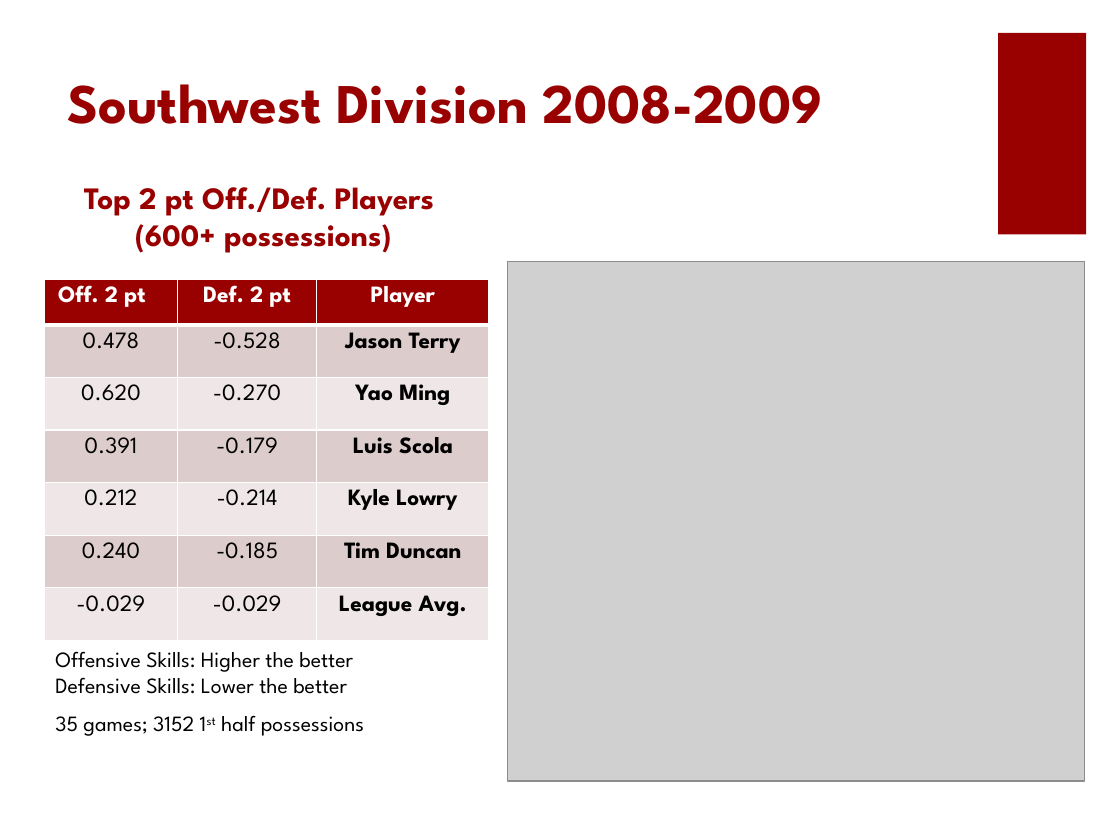
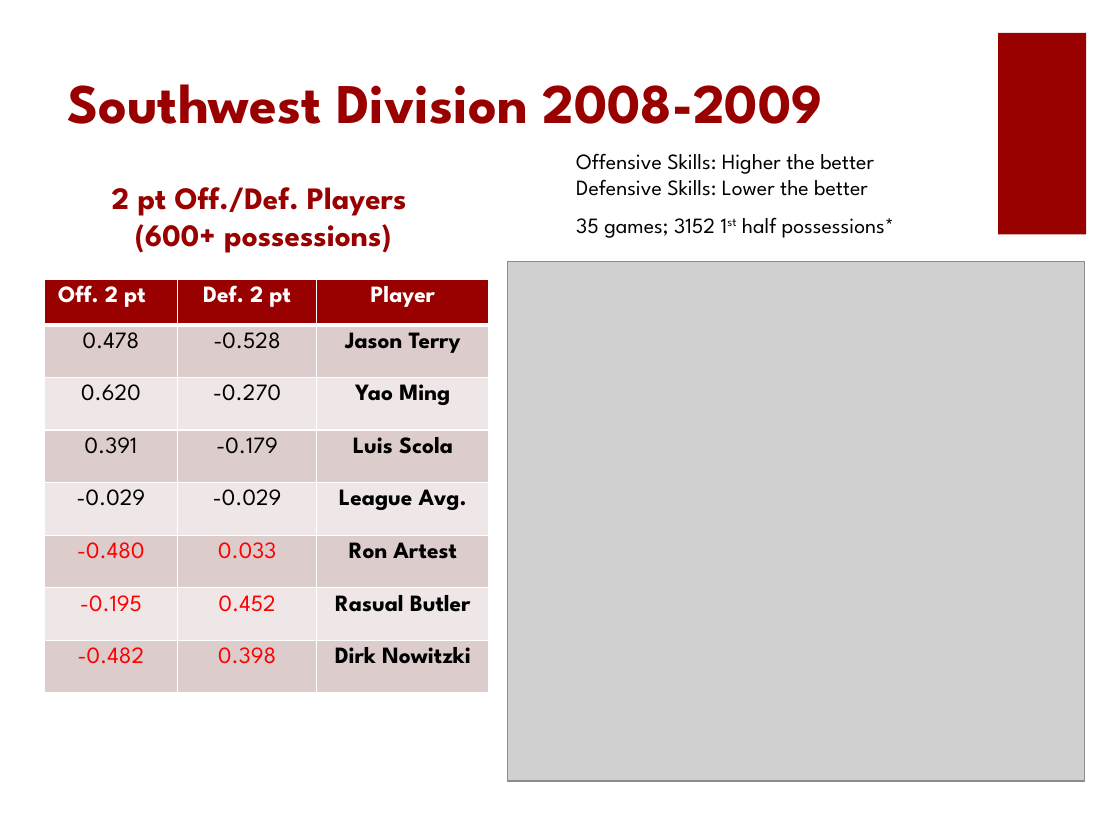
Before and after one commit to devang1994/tennis-skill-rankings, a slide deck: slide 6 of poster/CS 228 Poster Presentation.pptx (slide 7 before the commit). Drawn at 1120x840 pixels with LibreOffice and Linux fonts; fonts in the diff are those of the drawing; grey boxes stand for pictures. Boxes give left, top, right and bottom in pixels: in the first picture for what was removed or moved away, otherwise in the second. Text is boxed around its words. In the diff, an @@ line names an element or a change of style, - is before the commit and + after.

Commit message:
[poster] we hate you dirk

```diff
--- a/poster/CS 228 Poster Presentation.pptx
+++ b/poster/CS 228 Poster Presentation.pptx
@@ text "Offensive Skills: Higher the better": place and size @@
-text "Offensive Skills: Higher the better" at (55, 651, 353, 694)
+text "Offensive Skills: Higher the better" at (576, 153, 874, 196)
@@ text at (112, 187, 406, 216): text changed @@
-Top 2 pt Off./Def. Players
+2 pt Off./Def. Players
@@ text at (576, 217, 894, 238): text changed @@
-35 games; 3152 1st half possessions
+35 games; 3152 1st half possessions*
@@ table at (45, 279, 489, 693) @@
-row 5: 0.212 | -0.214 | Kyle Lowry
-row 6: 0.240 | -0.185 | Tim Duncan
+row 6: -0.480 | 0.033 | Ron Artest
+row 7: -0.195 | 0.452 | Rasual Butler
+row 8: -0.482 | 0.398 | Dirk Nowitzki
```
Also in this commit, not shown: 1 other slide changed, 1 slide added.
